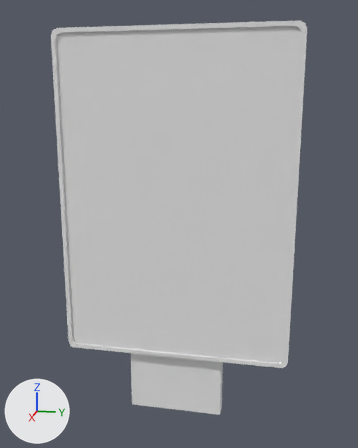
The OBJ model Game/_vs2015/release_dynamic_exe/mge/models/CityBiome/12_CityB_Add_Board_v1.obj: old version first, new version second.
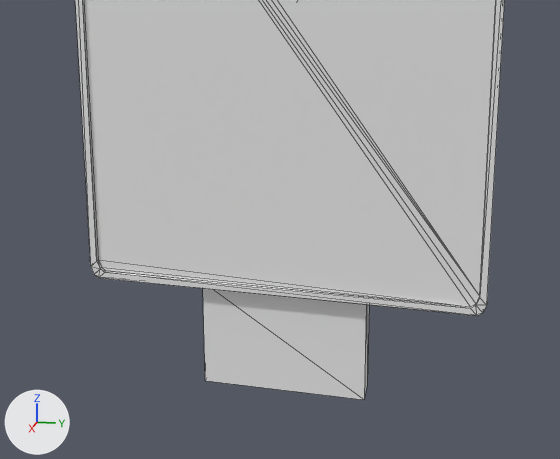
Each version appears first whole from a camera (50 mm lens) standing at (4.93, 1.01, 3.37) and looking at (-0.03, 0.02, 2.13), and next in a close-up on the part from 5% to 92% of the width and 43% to 100% of the height. Arrows for +X, +Y and +Z are at lower left; the lights stay in place. The close-ups show mesh edges as thin lines. Where no turn or scale is listed for an object, it has been applied to the vertices. Vertices at the same position are counted once.

The older version as bpy lines, for what is in view:
```python
me_12_cityb_add_board_v1 = bpy.data.meshes.new('12_CityB_Add_Board_v1')
me_12_cityb_add_board_v1.from_pydata(...)  # 60 vertices, 114 faces; spans x -0.16..0.16, y -1.21..1.21, z 0.0..4.07
me_12_cityb_add_board_v1.materials.append(mat_initialshadinggroup)  # white #e7e7e7
ob_12_cityb_add_board_v1 = bpy.data.objects.new('12_CityB_Add_Board_v1', me_12_cityb_add_board_v1)
ob_12_cityb_add_board_v1.location = (0.0, 0.0, 0.0)
```
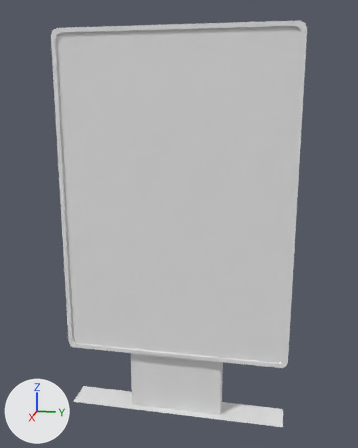
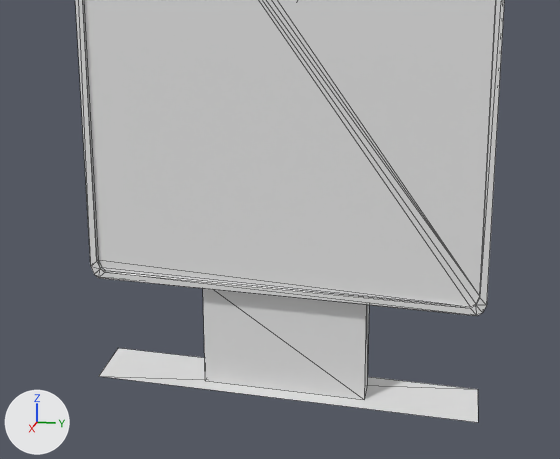
What differs and where, as boxes (x1, y1, x2, y2) in the close-ups (560 x 459 px):
'12_CityB_Add_Board_v1', reshaped: before (75, 0, 504, 400); after (75, 0, 504, 422)
part 1 of me_12_cityb_add_board_v1, added: after (99, 348, 478, 422)

Diff of the bpy script that builds the scene:
```diff
--- a/Game/_vs2015/release_dynamic_exe/mge/models/CityBiome/12_CityB_Add_Board_v1.obj.py
+++ b/Game/_vs2015/release_dynamic_exe/mge/models/CityBiome/12_CityB_Add_Board_v1.obj.py
@@ me_12_cityb_add_board_v1 @@
 me_12_cityb_add_board_v1.from_pydata(...)  # 60 vertices, 114 faces; spans x -0.16..0.16, y -1.21..1.21, z 0.0..4.07
 # used by ob_12_cityb_add_board_v1; location = (0.0, 0.0, 0.0)
 # verts and faces of me_12_cityb_add_board_v1; kept vertices keep their numbers, new ones are numbered from 60
+# me_12_cityb_add_board_v1 part 1
+verts[60] = (-0.17, -1.19, 0.0)  # pixel (118, 347)
+verts[61] = (0.17, -1.19, 0.0)  # pixel (98, 376)
+verts[62] = (-0.17, 1.19, 0.0)  # pixel (477, 389)
+verts[63] = (0.17, 1.19, 0.0)  # pixel (478, 422)
+faces += [(60, 61, 62), (61, 63, 62)]
 me_12_cityb_add_board_v1.materials.append(mat_initialshadinggroup)
```
